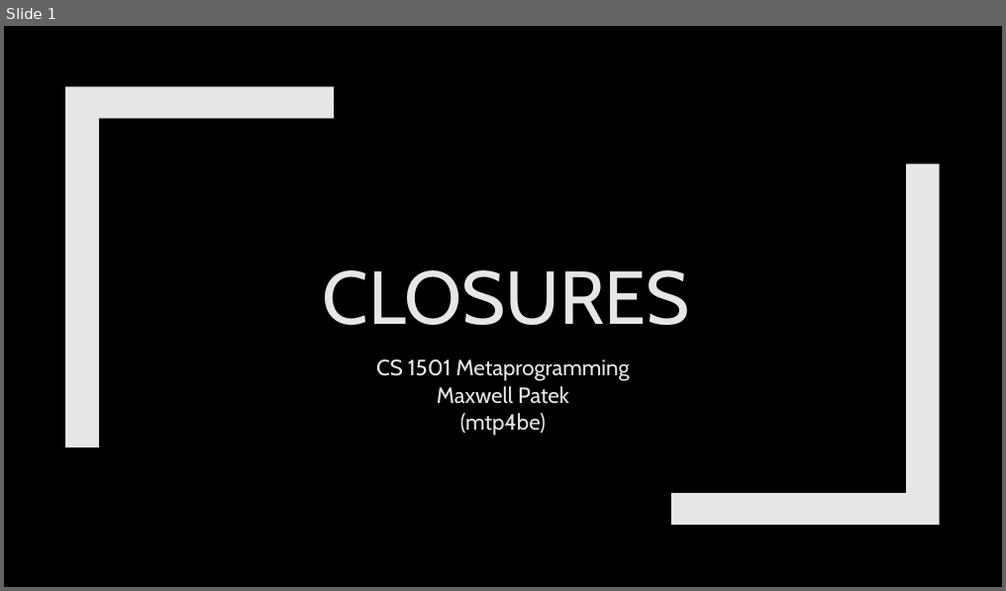
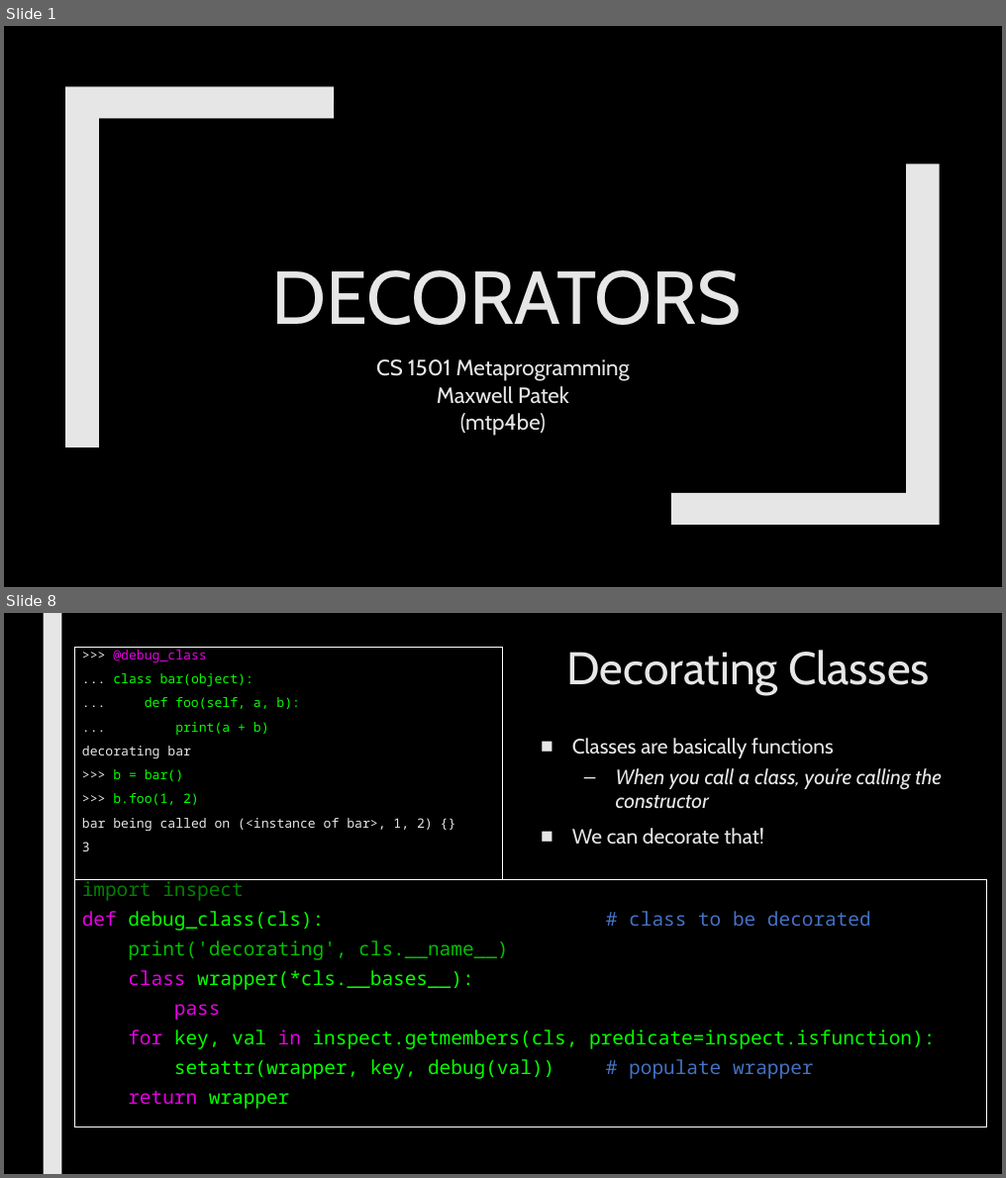
Before and after one commit to max7patek/metaprogramming, a slide deck: slides/04-Decorators.pptx. Shown one above the other, each under a label of ours: slide 1 before the commit, slides 1 and 8 after it; the slides between them are not shown. The pictures are 1006x591 and 1006x1178 pixels, drawn with LibreOffice and Linux fonts; fonts in the diff are those of the drawing. Boxes give left, top, right and bottom in pixels: in the first picture for what was removed or moved away, otherwise in the second. Text is boxed around its words. In the diff, an @@ line names an element or a change of style, - is before the commit and + after.

Commit message:
Finished draft of Decorators

```diff
--- a/slides/04-Decorators.pptx
+++ b/slides/04-Decorators.pptx
@@ slide 8 added at <box>4,613,1002,1174</box>, background #000000 @@
@@ rectangle added at <box>43,613,61,1174</box>, fill #E7E6E6 @@
@@ rectangle added at <box>74,647,503,879</box>, outline #FFFFFF 0.75 pt, 12.5 pt, text #E7E6E6 @@
+>>> @debug_class
+... class bar(object):
+... def foo(self, a, b):
+... print(a + b)
+decorating bar
+>>> b = bar()
+>>> b.foo(1, 2)
+bar being called on (<instance of bar>, 1, 2) {}
+3
@@ title added at <box>566,650,930,695</box>, 44 pt, text #E7E6E6 @@
+Decorating Classes
@@ text added at <box>572,738,942,845</box>, 20 pt, text #E7E6E6 @@
+■ Classes are basically functions
+  – When you call a class, you’re calling the constructor
+■ We can decorate that!
@@ rectangle added at <box>74,879,987,1128</box>, outline #FFFFFF 0.75 pt, 18.5 pt, text #05FF00 @@
+import inspect
+def debug_class(cls): # class to be decorated
+print('decorating', cls.__name__)
+class wrapper(*cls.__bases__):
+pass
+for key, val in inspect.getmembers(cls, predicate=inspect.isfunction):
+setattr(wrapper, key, debug(val)) # populate wrapper
+return wrapper
@@ slide 1 changed as well @@
@@ title at <box>271,271,741,325</box>: text changed @@
-CLOSURES
+DECORATORS
```
Also in this commit, not shown: 1 other slide changed, 8 other slides added, 2 slides removed, 1 other file.
